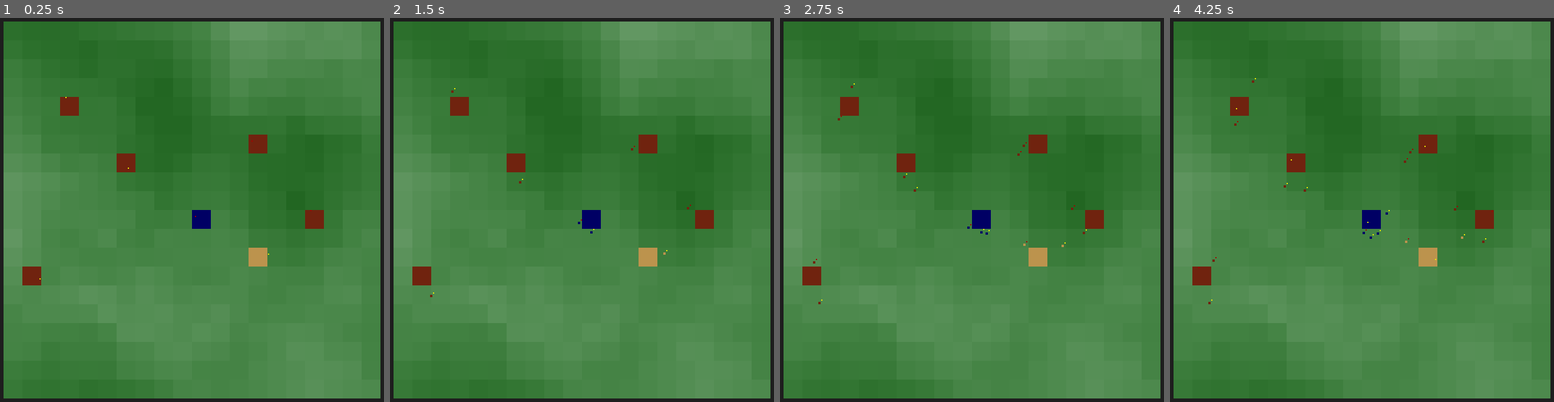
Above: before the commit, frames 1-4 (left to right).
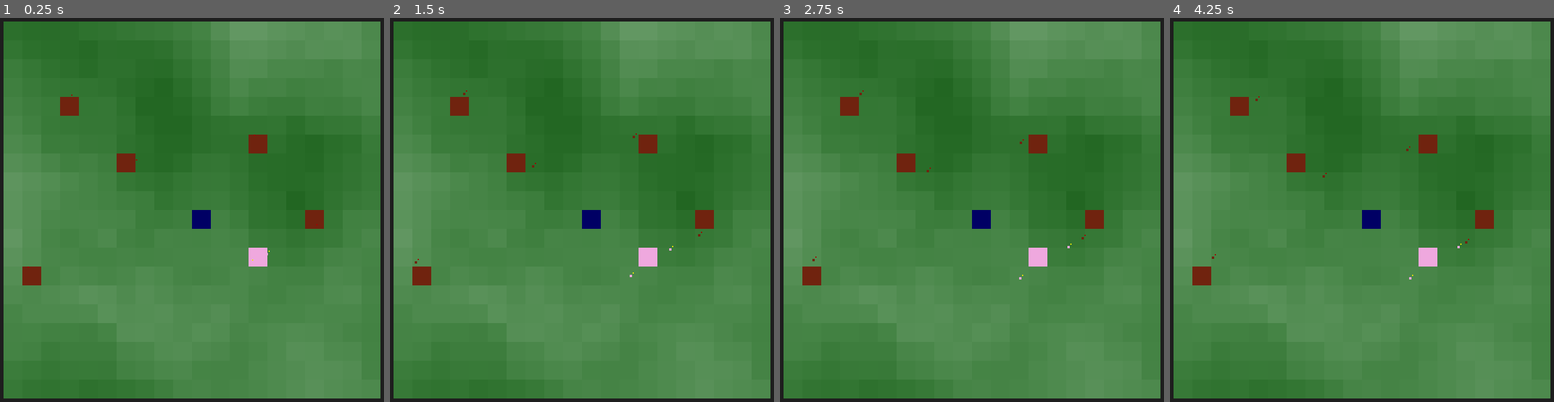
Above: after the commit, the same moments.

Repository: fizzy-drinks/roguelike-jam-6
Game: Godot game, scene res://world.tscn
The game is run twice, just before and just after one commit, with the same random seed, the same clock (stepped at 60 frames per second) and the same inputs.
Inputs (mouse positions are in pixels of both pictures, inside the frame that each line leads up to):
- Up to frame 1 (0.25 s): no input
- Up to frame 2 (1.5 s): move the mouse to (693, 194) at 0.52 s; click (693, 194) at 0.67 s; tap Enter at 1.25 s; move the mouse to (497, 244) at 1.27 s; click (497, 244) at 1.42 s
- Up to frame 3 (2.75 s): tap Space at 2 s; move the mouse to (1029, 114) at 2.02 s; click (1029, 114) at 2.17 s
- Up to frame 4 (4.25 s): move the mouse to (1346, 313) at 2.77 s; click (1346, 313) at 2.92 s; tap Enter at 3.5 s; move the mouse to (1511, 290) at 3.52 s; click (1511, 290) at 3.67 s

The runs differ from the first frame. In frame 1, 0.3% of the frame differs, in the area x 7-83%, y 19-69%; in frame 2, 0.3%; in frame 3, 0.3%; in frame 4, 0.4%, in the area x 7-85%, y 15-75%.

Commit message:
Fix structure damage, add spawner shop menu

Diff:
--- a/damageable.gd
+++ b/damageable.gd
@@ -16,6 +16,7 @@
 
 
 func damage(value: float):
+	print(self, " taking ", value, " damage")
 	var t: RichTextLabel = label.instantiate()
 	get_tree().current_scene.add_child(t)
 	t.clear()
--- /dev/null
+++ b/global.gd
@@ -0,0 +1,18 @@
+extends Node
+
+
+const TILE_SIZE = 32
+const STRUCTURE_MAX_GEN_CHANCE = 0.025
+
+
+var terrain_noise = FastNoiseLite.new()
+
+
+func setup():
+	terrain_noise.noise_type = 3
+	terrain_noise.frequency = 0.07
+
+
+func get_terrain_value(x: int, y: int):
+	var tile_value = terrain_noise.get_noise_2d(x, y)
+	return (tile_value + 1) / 2
--- a/project.godot
+++ b/project.godot
@@ -15,6 +15,10 @@
 config/features=PackedStringArray("4.1", "GL Compatibility")
 config/icon="res://icon.svg"
 
+[autoload]
+
+Global="*res://global.gd"
+
 [display]
 
 window/size/viewport_width=800
--- a/structures/dungeon.gd
+++ /dev/null
@@ -1,36 +0,0 @@
-extends "res://damageable.gd"
-class_name Dungeon
-
-
-@export var team: String
-@export var units_per_second: float = 0.5
-@export var world: Node2D
-
-
-@onready var spawner = [
-	load("res://units/soldier.tscn"),
-	load("res://units/guard.tscn")
-]
-@onready var spawn_cooldown: float = 0
-
-
-func _process(delta):
-	super(delta)
-	spawn_cooldown -= delta
-	if spawn_cooldown <= 0:
-		spawn()
-
-
-func spawn():
-	var new_unit: Node2D = spawner.pick_random().instantiate()
-	new_unit.position = position + Vector2(randi_range(-1, 1), randi_range(-1, 1))
-	new_unit.source_structure = self
-	new_unit.team = team
-	new_unit.world = world
-	world.add_child(new_unit)
-	spawn_cooldown = 1 / units_per_second
-
-
-func _on_area_2d_area_entered(area):
-	if "team" in area.owner and area.owner.team != team:
-		area.owner.damage(100)
--- a/structures/dungeon.tscn
+++ b/structures/dungeon.tscn
@@ -1,32 +1,10 @@
-[gd_scene load_steps=5 format=3 uid="uid://cb37crbgke0w"]
+[gd_scene load_steps=4 format=3 uid="uid://crjpescexi706"]
 
-[ext_resource type="Script" path="res://structures/dungeon.gd" id="1_i5fm8"]
-[ext_resource type="PackedScene" uid="uid://pxrgs6h2kikk" path="res://tile.tscn" id="2_740dd"]
+[ext_resource type="PackedScene" uid="uid://cb37crbgke0w" path="res://structures/structure.tscn" id="1_x3sr4"]
+[ext_resource type="PackedScene" uid="uid://b5opv2os51md6" path="res://structures/spawners/spawner.tscn" id="3_kq41h"]
+[ext_resource type="PackedScene" uid="uid://cxs8wcoufydke" path="res://units/soldier.tscn" id="4_o7tv6"]
 
-[sub_resource type="RectangleShape2D" id="RectangleShape2D_mirvq"]
-size = Vector2(34, 34)
+[node name="dungeon" instance=ExtResource("1_x3sr4")]
 
-[sub_resource type="CircleShape2D" id="CircleShape2D_1mf76"]
-radius = 61.0082
-
-[node name="dungeon" type="Node2D" groups=["structures", "targetable"]]
-modulate = Color(0.439216, 0.137255, 0.0588235, 1)
-script = ExtResource("1_i5fm8")
-team = "enemy"
-max_hp = 100.0
-
-[node name="tile" parent="." instance=ExtResource("2_740dd")]
-position = Vector2(0, 0)
-scale = Vector2(32, 32)
-
-[node name="Area2D" type="Area2D" parent="." groups=["solid"]]
-
-[node name="CollisionShape2D" type="CollisionShape2D" parent="Area2D"]
-shape = SubResource("RectangleShape2D_mirvq")
-
-[node name="guard_range" type="Area2D" parent="."]
-
-[node name="shape" type="CollisionShape2D" parent="guard_range"]
-shape = SubResource("CircleShape2D_1mf76")
-
-[connection signal="area_entered" from="Area2D" to="." method="_on_area_2d_area_entered"]
+[node name="Spawner" parent="spawners" index="0" instance=ExtResource("3_kq41h")]
+unit = ExtResource("4_o7tv6")
--- /dev/null
+++ b/structures/spawners/spawner.gd
@@ -0,0 +1,27 @@
+extends Node2D
+class_name Spawner
+
+
+@export var unit: Resource
+@export var spawn_rate: float = 5
+@export var team: String
+@export var source_structure: Node2D
+
+
+var spawn_cooldown: float = 0
+
+
+func _process(delta):
+	spawn_cooldown -= delta
+	if team and unit and spawn_cooldown <= 0:
+		print('spawning for team ', team)
+		spawn()
+
+
+func spawn():
+	var new_unit: Node2D = unit.instantiate()
+	new_unit.global_position = global_position + Vector2(randi_range(-1, 1), randi_range(-1, 1))
+	new_unit.source_structure = source_structure
+	new_unit.team = team
+	get_tree().get_root().add_child(new_unit)
+	spawn_cooldown = spawn_rate
--- /dev/null
+++ b/structures/spawners/spawner.tscn
@@ -0,0 +1,6 @@
+[gd_scene load_steps=2 format=3 uid="uid://b5opv2os51md6"]
+
+[ext_resource type="Script" path="res://structures/spawners/spawner.gd" id="1_81ucu"]
+
+[node name="Spawner" type="Node2D"]
+script = ExtResource("1_81ucu")
--- /dev/null
+++ b/structures/structure.gd
@@ -0,0 +1,29 @@
+extends "res://damageable.gd"
+class_name Structure
+
+
+@export var team: String
+
+
+@onready var spawners = $spawners
+
+
+func _ready():
+	super()
+	var children = spawners.get_children()
+	for spawner in children:
+		setup_spawner(spawner)
+
+
+func _on_area_2d_area_entered(area: Area2D):
+	if "team" in area.owner and area.owner.is_in_group("unit") and area.owner.team != team:
+		area.owner.damage(100)
+
+
+func _on_spawners_child_entered_tree(node):
+	setup_spawner(node)
+
+
+func setup_spawner(spawner: Node2D):
+	spawner.source_structure = self
+	spawner.team = team
--- /dev/null
+++ b/structures/structure.tscn
@@ -0,0 +1,34 @@
+[gd_scene load_steps=5 format=3 uid="uid://cb37crbgke0w"]
+
+[ext_resource type="Script" path="res://structures/structure.gd" id="1_y378s"]
+[ext_resource type="PackedScene" uid="uid://pxrgs6h2kikk" path="res://tile.tscn" id="2_740dd"]
+
+[sub_resource type="RectangleShape2D" id="RectangleShape2D_mirvq"]
+size = Vector2(34, 34)
+
+[sub_resource type="CircleShape2D" id="CircleShape2D_1mf76"]
+radius = 61.0082
+
+[node name="structure" type="Node2D" groups=["structures", "targetable"]]
+modulate = Color(0.439216, 0.137255, 0.0588235, 1)
+script = ExtResource("1_y378s")
+max_hp = 100.0
+
+[node name="tile" parent="." instance=ExtResource("2_740dd")]
+position = Vector2(0, 0)
+scale = Vector2(32, 32)
+
+[node name="Area2D" type="Area2D" parent="." groups=["solid"]]
+
+[node name="CollisionShape2D" type="CollisionShape2D" parent="Area2D"]
+shape = SubResource("RectangleShape2D_mirvq")
+
+[node name="guard_range" type="Area2D" parent="."]
+
+[node name="shape" type="CollisionShape2D" parent="guard_range"]
+shape = SubResource("CircleShape2D_1mf76")
+
+[node name="spawners" type="Node2D" parent="."]
+
+[connection signal="area_entered" from="Area2D" to="." method="_on_area_2d_area_entered"]
+[connection signal="child_entered_tree" from="spawners" to="." method="_on_spawners_child_entered_tree"]
--- /dev/null
+++ b/structures/tower.gd
@@ -0,0 +1,34 @@
+extends Node2D
+
+
+enum SpawnerShopUnits {
+	GUARD,
+	SOLDIER,
+}
+
+
+@onready var upgrade_menu: Control = $upgrade_menu
+@onready var dungeon: Structure = $dungeon
+
+
+func _unhandled_input(ev: InputEvent):
+	if ev is InputEventMouseButton and ev.is_pressed():
+		var is_within_sprite = (get_global_mouse_position() - global_position).length() < Global.TILE_SIZE
+		upgrade_menu.visible = ev.button_index == MouseButton.MOUSE_BUTTON_RIGHT and is_within_sprite
+
+
+func _on_spawner_shop_item_selected(index: int):
+	var unit: Resource
+	if index == SpawnerShopUnits.GUARD:
+		unit = load('res://units/guard.tscn')
+	elif index == SpawnerShopUnits.SOLDIER:
+		unit = load('res://units/soldier.tscn')
+	else:
+		print("Spawn unit index not implemented: %s" % index)
+		return
+
+	var spawner: Spawner = load('res://structures/spawners/spawner.tscn').instantiate()
+	spawner.unit = unit
+	spawner.source_structure = dungeon
+	spawner.team = 'player'
+	dungeon.spawners.add_child(spawner)
--- /dev/null
+++ b/structures/tower.tscn
@@ -0,0 +1,30 @@
+[gd_scene load_steps=3 format=3 uid="uid://cqexvs24d08xt"]
+
+[ext_resource type="Script" path="res://structures/tower.gd" id="1_kpmke"]
+[ext_resource type="PackedScene" uid="uid://cb37crbgke0w" path="res://structures/structure.tscn" id="2_f231q"]
+
+[node name="tower" type="Node2D"]
+script = ExtResource("1_kpmke")
+
+[node name="dungeon" parent="." instance=ExtResource("2_f231q")]
+modulate = Color(0, 0, 0.392157, 1)
+team = "player"
+
+[node name="upgrade_menu" type="Control" parent="."]
+visible = false
+layout_mode = 3
+anchors_preset = 0
+offset_right = 40.0
+offset_bottom = 40.0
+
+[node name="spawner_shop" type="OptionButton" parent="upgrade_menu"]
+layout_mode = 0
+offset_right = 14.0
+offset_bottom = 20.0
+item_count = 2
+popup/item_0/text = "+guards"
+popup/item_0/id = 0
+popup/item_1/text = "+soldiers"
+popup/item_1/id = 1
+
+[connection signal="item_selected" from="upgrade_menu/spawner_shop" to="." method="_on_spawner_shop_item_selected"]
--- a/structures/village.tscn
+++ b/structures/village.tscn
@@ -1,6 +1,16 @@
-[gd_scene load_steps=2 format=3 uid="uid://b3n880p62x6in"]
+[gd_scene load_steps=4 format=3 uid="uid://xrbeipbtv24s"]
 
-[ext_resource type="PackedScene" uid="uid://cb37crbgke0w" path="res://structures/dungeon.tscn" id="1_jv0bd"]
+[ext_resource type="PackedScene" uid="uid://cb37crbgke0w" path="res://structures/structure.tscn" id="1_2yfs7"]
+[ext_resource type="PackedScene" uid="uid://b5opv2os51md6" path="res://structures/spawners/spawner.tscn" id="2_6pp78"]
+[ext_resource type="PackedScene" uid="uid://cjnv328djgd6l" path="res://units/guard.tscn" id="2_16piy"]
 
-[node name="village" instance=ExtResource("1_jv0bd")]
-modulate = Color(0.737255, 0.576471, 0.301961, 1)
+[node name="village" instance=ExtResource("1_2yfs7")]
+modulate = Color(0.937255, 0.658824, 0.870588, 1)
+
+[node name="Spawner" parent="spawners" index="0" instance=ExtResource("2_6pp78")]
+unit = ExtResource("2_16piy")
+spawn_rate = 7.0
+
+[node name="Spawner2" parent="spawners" index="1" instance=ExtResource("2_6pp78")]
+unit = ExtResource("2_16piy")
+spawn_rate = 7.0
--- a/tower.gd
+++ /dev/null
@@ -1,11 +0,0 @@
-extends Node2D
-
-
-@export var world: Node2D
-
-
-@onready var dungeon: Node2D = $dungeon
-
-
-func _ready():
-	dungeon.world = world
--- a/tower.tscn
+++ /dev/null
@@ -1,12 +0,0 @@
-[gd_scene load_steps=3 format=3 uid="uid://cqexvs24d08xt"]
-
-[ext_resource type="Script" path="res://tower.gd" id="1_pxmea"]
-[ext_resource type="PackedScene" uid="uid://cb37crbgke0w" path="res://structures/dungeon.tscn" id="1_t7x8i"]
-
-[node name="tower" type="Node2D"]
-script = ExtResource("1_pxmea")
-
-[node name="dungeon" parent="." instance=ExtResource("1_t7x8i")]
-modulate = Color(0, 0, 0.392157, 1)
-team = "player"
-units_per_second = 1.0
--- a/units/guard.tscn
+++ b/units/guard.tscn
@@ -7,7 +7,7 @@
 [sub_resource type="CircleShape2D" id="CircleShape2D_m7jb6"]
 radius = 4.0
 
-[node name="guard" type="Node2D" groups=["targetable"]]
+[node name="guard" type="Node2D" groups=["targetable", "unit"]]
 position = Vector2(25, 16)
 script = ExtResource("1_xygey")
 max_ms = 20.0
--- a/units/soldier.tscn
+++ b/units/soldier.tscn
@@ -7,7 +7,7 @@
 [sub_resource type="CircleShape2D" id="CircleShape2D_m7jb6"]
 radius = 4.0
 
-[node name="soldier" type="Node2D" groups=["targetable"]]
+[node name="soldier" type="Node2D" groups=["targetable", "unit"]]
 position = Vector2(25, 16)
 script = ExtResource("1_pu8gf")
 team = null
--- a/units/unit.gd
+++ b/units/unit.gd
@@ -4,7 +4,6 @@
 
 @export var team: String
 @export var source_structure: Node2D
-@export var world: World
 @export var max_ms: float
 @export var min_ms: float
 @export var dps: float
@@ -47,15 +46,13 @@
 func walk_toward(point: Vector2, delta: float):
 	var walk_target_delta = point - global_position
 
-	var tile_size = world.TILE_SIZE
-	var terrain_value = world.get_terrain_value(round(global_position.x / tile_size), round(global_position.y / tile_size))
+	var tile_size = Global.TILE_SIZE
+	var terrain_value = Global.get_terrain_value(round(global_position.x / tile_size), round(global_position.y / tile_size))
 	var ms_multiplier = min_ms + ((max_ms - min_ms) * terrain_value)
 	var movement = walk_target_delta.normalized() * ms_multiplier * delta
 
-	if walk_target_delta.length() < movement.length():
-		return
-
-	global_position += movement
+	if walk_target_delta.length() >= movement.length():
+		global_position += movement
 
 
 func attack_unit(unit: Damageable):
--- a/units/unit.tscn
+++ b/units/unit.tscn
@@ -7,7 +7,7 @@
 [sub_resource type="CircleShape2D" id="CircleShape2D_m7jb6"]
 radius = 4.0
 
-[node name="unit" type="Node2D" groups=["targetable"]]
+[node name="unit" type="Node2D" groups=["targetable", "unit"]]
 position = Vector2(25, 16)
 script = ExtResource("1_t07ck")
 max_ms = 16.0
--- a/world.gd
+++ b/world.gd
@@ -2,12 +2,7 @@
 class_name World
 
 
-const TILE_SIZE = 32
-const STRUCTURE_MAX_GEN_CHANCE = 0.025
-
-
 var structure_noise = FastNoiseLite.new()
-var terrain_noise = FastNoiseLite.new()
 var tiles = {}
 var structures = {}
 var time: float = 0
@@ -16,14 +11,19 @@
 @onready var tile_scene = load("res://tile.tscn")
 @onready var terrain = $terrain
 @onready var structure_types_weighted = {
-	0.75: load("res://structures/dungeon.tscn"),
-	1: load("res://structures/village.tscn")
+	0.75: {
+		'structure': load("res://structures/dungeon.tscn"),
+		'team': 'enemy'
+	},
+	1: {
+		'structure': load("res://structures/village.tscn"),
+		'team': 'independent'
+	}
 }
 
 
 func _ready():
-	terrain_noise.noise_type = 3
-	terrain_noise.frequency = 0.07
+	Global.setup()
 
 	structure_noise.noise_type = 3
 	structure_noise.frequency = 1
@@ -39,18 +39,13 @@
 			generate_structures(x, y)
 
 
-func get_terrain_value(x: int, y: int):
-	var tile_value = terrain_noise.get_noise_2d(x, y)
-	return (tile_value + 1) / 2
-
-
 func get_structure_value(x: int, y: int):
 	var tile_value = structure_noise.get_noise_2d(x, y)
 	return (tile_value + 1) / 2
 
 
 func generate_or_update_tile(x: int, y: int):
-	var terrain_value = get_terrain_value(x, y)
+	var terrain_value = Global.get_terrain_value(x, y)
 	var green = 0.2 + terrain_value * 0.6
 	var red = terrain_value * green
 	var color = Color(red, green, red)
@@ -65,8 +60,8 @@
 	var tile: Sprite2D = tile_scene.instantiate()
 	tile.modulate = color
 	terrain.add_child(tile)
-	tile.global_position = Vector2(x, y) * TILE_SIZE
-	tile.scale = Vector2.ONE * TILE_SIZE
+	tile.global_position = Vector2(x, y) * Global.TILE_SIZE
+	tile.scale = Vector2.ONE * Global.TILE_SIZE
 
 	tiles[x][y] = tile
 
@@ -77,22 +72,23 @@
 
 	var structure_value = get_structure_value(x, y)
 
-	if randf() >= structure_value * STRUCTURE_MAX_GEN_CHANCE:
+	if randf() >= structure_value * Global.STRUCTURE_MAX_GEN_CHANCE:
 		return
 
 	var structure_type = randf()
-	var structure: Node2D
+	var structure_data
 	for chance in structure_types_weighted.keys():
 		if structure_type < chance:
-			structure = structure_types_weighted[chance].instantiate()
+			structure_data = structure_types_weighted[chance]
 			break
 
-	if not structure:
+	if not structure_data:
 		return
 
+	var structure = structure_data.structure.instantiate()
+	structure.global_position = Vector2(x, y) * Global.TILE_SIZE
+	structure.team = structure_data.team
 	add_child(structure)
-	structure.global_position = Vector2(x, y) * TILE_SIZE
-	structure.world = self
 
 	if x not in structures:
 		structures[x] = {}
--- a/world.tscn
+++ b/world.tscn
@@ -1,7 +1,7 @@
 [gd_scene load_steps=3 format=3 uid="uid://bwkacousqwcab"]
 
 [ext_resource type="Script" path="res://world.gd" id="1_3loam"]
-[ext_resource type="PackedScene" uid="uid://cqexvs24d08xt" path="res://tower.tscn" id="2_oijll"]
+[ext_resource type="PackedScene" uid="uid://cqexvs24d08xt" path="res://structures/tower.tscn" id="2_oijll"]
 
 [node name="world" type="Node2D"]
 script = ExtResource("1_3loam")
